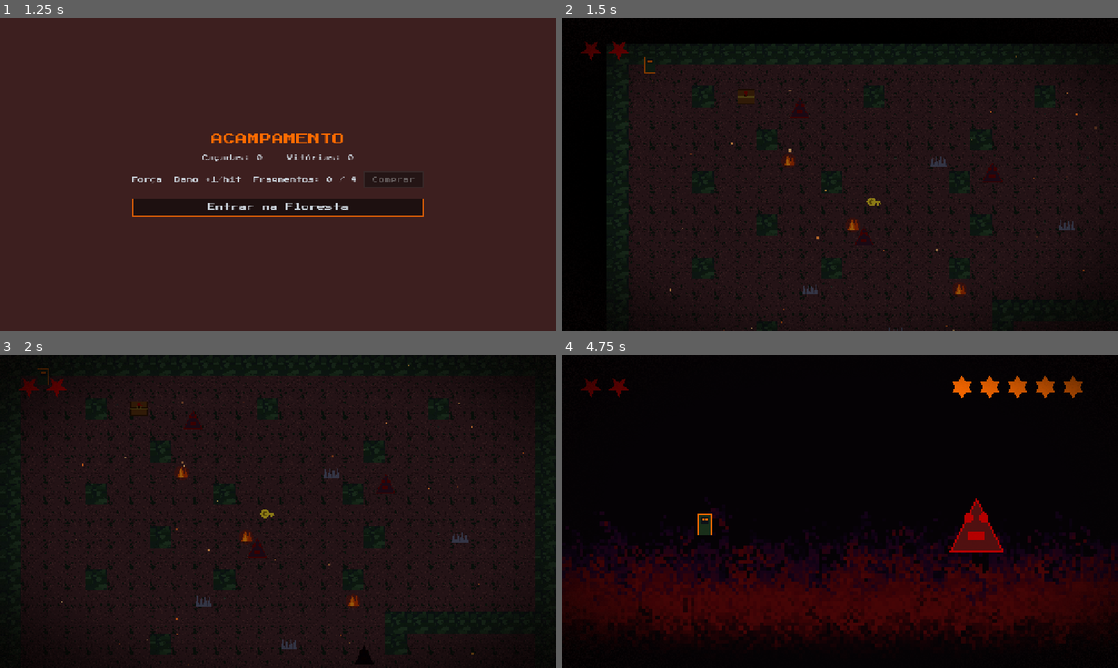
Above: before the commit, frames 1-4 (two rows, left to right).
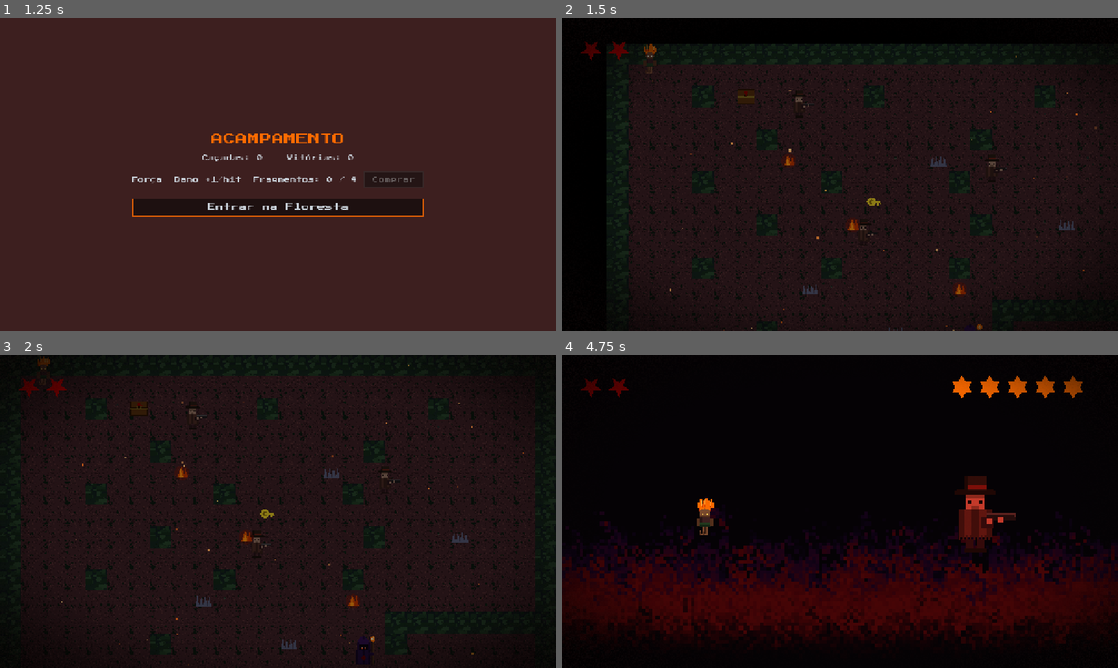
Above: after the commit, the same moments.

Repository: baltazarparra/darkgrid
Game: Godot game, scene res://scenes/ui/main_menu.tscn
The game is run twice, just before and just after one commit, with the same random seed, the same clock (stepped at 60 frames per second) and the same inputs.
Inputs (mouse positions are in pixels of both pictures, inside the frame that each line leads up to):
- Up to frame 1 (1.25 s): click "Iniciar" at 0.5 s
- Up to frame 2 (1.5 s): click "Entrar na Floresta" at 1.25 s
- Up to frame 3 (2 s): no input
- Up to frame 4 (4.75 s): tap Enter (ui_accept) at 2, 2.27, 3.5 s; move the mouse to (962, 495) at 2.02 s; hold Right (ui_right) 2.03-2.75 s; hold Shift 2.03-2.75 s; click (962, 495) at 2.17 s; drag from (728, 527) to (812, 574) at 2.77 s; move the mouse to (895, 442) at 3.52 s; hold Right (ui_right) 3.53-4.25 s; tap Ctrl at 3.6 s; drag from (812, 574) to (673, 464) at 4.27 s

Frame 1 is identical in both runs. In frame 2, 0.3% of the frame differs, in the area x 14-80%, y 8-100%; in frame 3, 0.4%; in frame 4, 1.6%, in the area x 24-82%, y 38-64%.

Commit message:
feat(visual): personagens identificáveis 48x48 — Caipora, caçador, bruxo
Parte C. Substitui os placeholders genéricos (retângulo/triângulo) por pixel
art autoral 48x48 na paleta, com traços-assinatura que tornam cada personagem
reconhecível:

- Caipora: cabelo de fogo (liga à marca), pele escura, pés virados pra trás,
  silhueta pequena/ágil (idle + 2 frames de walk)
- Criatura = caçador: chapéu, poncho, barba, espingarda
- Boss = bruxo: capuz, cajado com gema âmbar, olhos brilhando, pentagrama
  (novo boss_sprite_frames.tres; boss deixa de ser "criatura roxa escalada")

Arquitetura 48px sobre grid 32: offset.y=-8 nos AnimatedSprite2D (transborda
pra cima, pés na base). map_enemy mostra bruxo no boss e caçador nos comuns,
sem tint (arte tem identidade própria). gen_chars.py gera tudo (algorítmico).

Nota: ambiente sem gerador de imagem IA — feito como pixel art autoral via PIL.
Validado por folha de contato + screenshots de arena/exploração. Gate: 37/37.

Co-Authored-By: Claude Opus 4.8 <noreply@anthropic.com>

Diff:
--- /dev/null
+++ b/assets/sprites/boss_sprite_frames.tres
@@ -0,0 +1,14 @@
+[gd_resource type="SpriteFrames" format=3]
+
+[ext_resource type="Texture2D" path="res://assets/sprites/boss_idle.png" id="1_boss"]
+
+[resource]
+animations = [{
+"frames": [{
+"duration": 1.0,
+"texture": ExtResource("1_boss")
+}],
+"loop": true,
+"name": &"idle",
+"speed": 5.0
+}]
--- a/scenes/arena/boss.tscn
+++ b/scenes/arena/boss.tscn
@@ -1,7 +1,7 @@
 [gd_scene load_steps=7 format=3 uid="uid://boss_arena"]
 
 [ext_resource type="Script" path="res://scripts/entities/boss.gd" id="1_script"]
-[ext_resource type="SpriteFrames" path="res://assets/sprites/criatura_sprite_frames.tres" id="2_frames"]
+[ext_resource type="SpriteFrames" path="res://assets/sprites/boss_sprite_frames.tres" id="2_frames"]
 [ext_resource type="Script" path="res://scripts/shared/health_component.gd" id="3_health"]
 [ext_resource type="Script" path="res://scripts/entities/enemy_state_machine.gd" id="4_sm"]
 [ext_resource type="AttackPattern" path="res://resources/attack_patterns/boss_pattern.tres" id="5_pattern"]
@@ -16,7 +16,8 @@
 attack_pattern = ExtResource("5_pattern")
 
 [node name="AnimatedSprite2D" type="AnimatedSprite2D" parent="."]
-modulate = Color(0.12, 0.05, 0.22, 1)
+offset = Vector2(0, -8)
+modulate = Color(1, 1, 1, 1)
 sprite_frames = ExtResource("2_frames")
 animation = &"idle"
 autoplay = "idle"
--- a/scenes/arena/caipora_combat.tscn
+++ b/scenes/arena/caipora_combat.tscn
@@ -12,6 +12,7 @@
 base_attack_damage = 1
 
 [node name="AnimatedSprite2D" type="AnimatedSprite2D" parent="."]
+offset = Vector2(0, -8)
 sprite_frames = ExtResource("2_frames")
 animation = &"idle"
 autoplay = "idle"
--- a/scenes/arena/criatura.tscn
+++ b/scenes/arena/criatura.tscn
@@ -15,6 +15,7 @@
 attack_pattern = ExtResource("5_pattern")
 
 [node name="AnimatedSprite2D" type="AnimatedSprite2D" parent="."]
+offset = Vector2(0, -8)
 sprite_frames = ExtResource("2_frames")
 animation = &"idle"
 autoplay = "idle"
--- a/scenes/exploration/caipora.tscn
+++ b/scenes/exploration/caipora.tscn
@@ -10,6 +10,7 @@
 script = ExtResource("1_script")
 
 [node name="AnimatedSprite2D" type="AnimatedSprite2D" parent="."]
+offset = Vector2(0, -8)
 sprite_frames = ExtResource("2_frames")
 animation = &"idle"
 autoplay = "idle"
--- a/scripts/exploration/map_enemy.gd
+++ b/scripts/exploration/map_enemy.gd
@@ -3,6 +3,7 @@
 
 # ─── Constants ─────────────────────────────────────
 const ENEMY_TEXTURE = preload("res://assets/sprites/enemy_idle.png")
+const BOSS_TEXTURE = preload("res://assets/sprites/boss_idle.png")
 const CHASE_RANGE := 5          # comuns: alcance de aggro
 const BOSS_CHASE_RANGE := 7     # boss: defende a porta com alcance maior
 const DRIFT_IDLE_CHANCE := 0.4  # chance de ficar parado ao voltar pra origem
@@ -22,8 +23,9 @@
 	_update_visual_position()
 
 	var sprite := Sprite2D.new()
-	sprite.texture = ENEMY_TEXTURE
-	sprite.modulate = Constants.COLOR_BOSS_TINT if boss else Constants.COLOR_ENEMY_TINT
+	sprite.texture = BOSS_TEXTURE if boss else ENEMY_TEXTURE
+	sprite.offset = Vector2(0, -8)  # 48px transborda pra cima, pés na base do tile
+	# Arte 48px já tem identidade própria (caçador/bruxo) — sem tint.
 	add_child(sprite)
 
 	if boss:
Binary file added: assets/sprites/boss_idle.png
Binary file changed: assets/sprites/enemy_idle.png
Binary file changed: assets/sprites/player_idle.png
Binary file changed: assets/sprites/player_walk_1.png
Binary file changed: assets/sprites/player_walk_2.png
Not shown, added: scripts/tools/gen_chars.py
